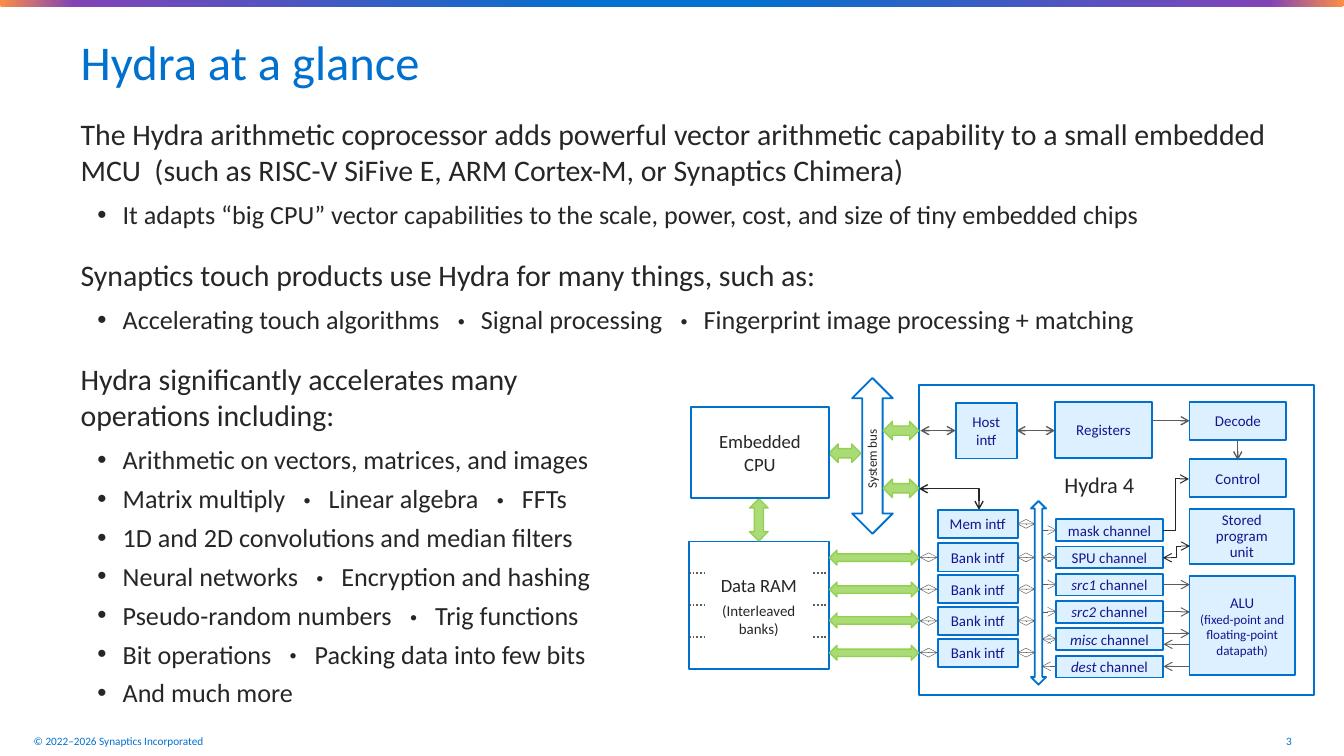
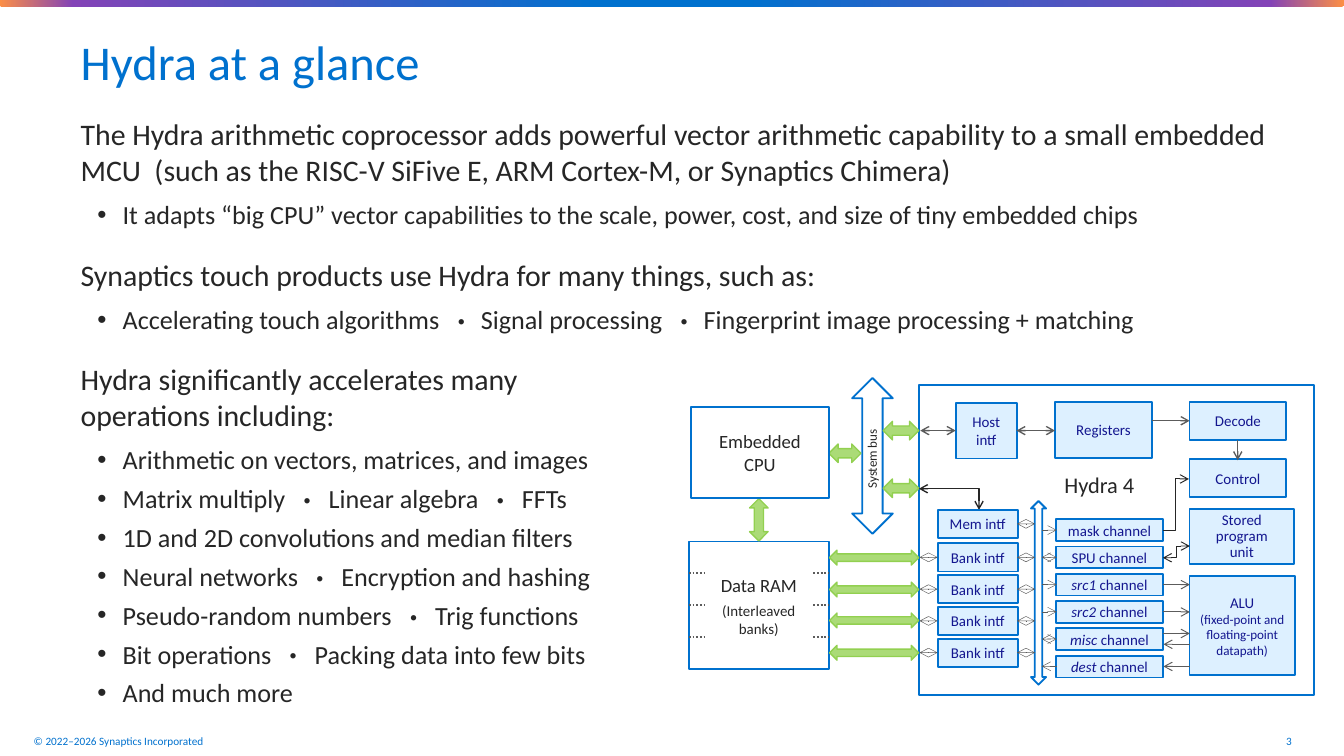
Before and after one commit to synaptics-public/synaptics-hydra, a slide deck: slide 3 of doc/hydra4-architecture-overview.pptx. Drawn at 1344x756 pixels with LibreOffice and Linux fonts; fonts in the diff are those of the drawing; background and template pictures are left out. Boxes give left, top, right and bottom in pixels: in the first picture for what was removed or moved away, otherwise in the second. Text is boxed around its words. In the diff, an @@ line names an element or a change of style, - is before the commit and + after.

Commit message:
Various improvements to the Hydra slide deck.

```diff
--- a/doc/hydra4-architecture-overview.pptx
+++ b/doc/hydra4-architecture-overview.pptx
@@ text at bbox=[81, 124, 1265, 186]: text changed @@
-The Hydra arithmetic coprocessor adds powerful vector arithmetic capability to a small embedded MCU (such as RISC-V SiFive E, ARM Cortex-M, or Synaptics Chimera)
+The Hydra arithmetic coprocessor adds powerful vector arithmetic capability to a small embedded MCU (such as the RISC-V SiFive E, ARM Cortex-M, or Synaptics Chimera)
```
Also in this commit, not shown: 52 other slides changed, 2 slides added, 1 other file.
